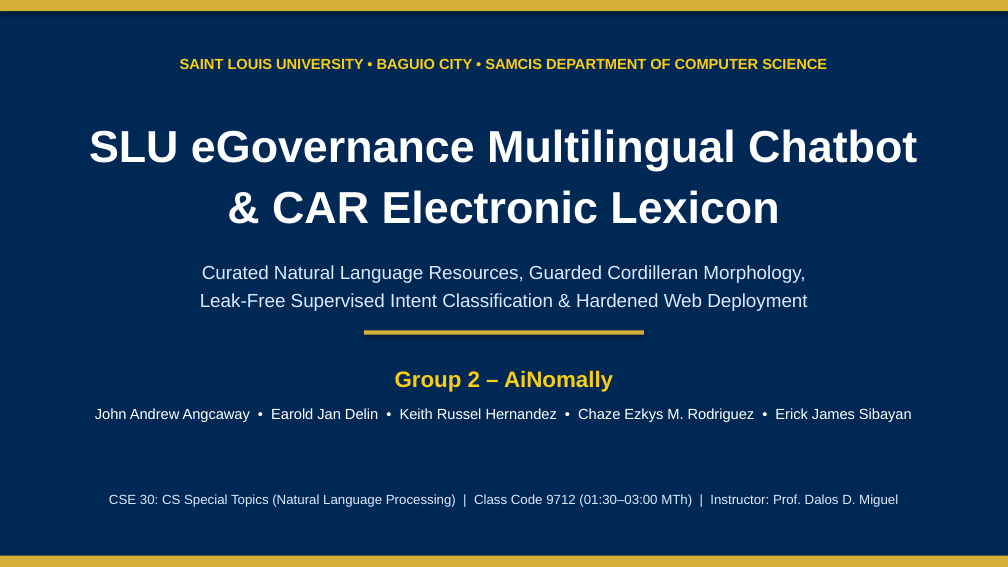
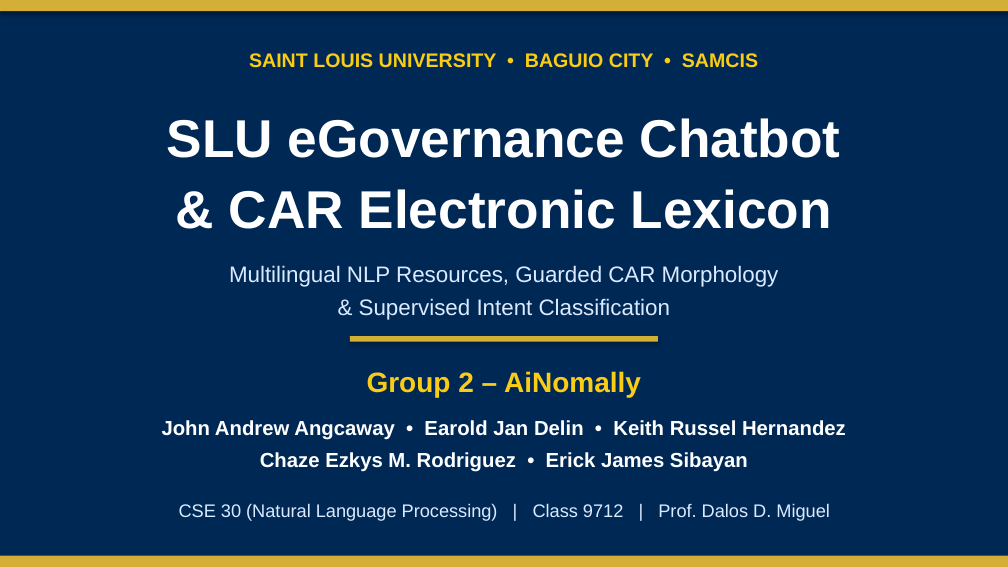
Before and after one commit to ChazeRodriguez/slu-egovernance-chatbot-car-lexicon, a slide deck: slide 1 of presentation/Group2_AiNomally_CSE30_Deck.pptx. Drawn at 1008x567 pixels with LibreOffice and Linux fonts; fonts in the diff are those of the drawing. Boxes give left, top, right and bottom in pixels: in the first picture for what was removed or moved away, otherwise in the second. Text is boxed around its words. In the diff, an @@ line names an element or a change of style, - is before the commit and + after.

Commit message:
feat(presentation): redesign 22-slide large-print Classroom TV deck and TV charts

```diff
--- a/presentation/Group2_AiNomally_CSE30_Deck.pptx
+++ b/presentation/Group2_AiNomally_CSE30_Deck.pptx
@@ text at <box>249,53,758,68</box>: text changed; size 10.5 to 14 pt @@
-SAINT LOUIS UNIVERSITY • BAGUIO CITY • SAMCIS DEPARTMENT OF COMPUTER SCIENCE
+SAINT LOUIS UNIVERSITY • BAGUIO CITY • SAMCIS
@@ text "SLU eGovernance Chatbot": place and size @@
-text "SLU eGovernance Chatbot" at <box>89,129,917,224</box>
+text "SLU eGovernance Chatbot" at <box>167,118,841,229</box>
@@ text at <box>167,118,841,158</box>: text changed; size 32 to 38 pt @@
-SLU eGovernance Multilingual Chatbot
+SLU eGovernance Chatbot
@@ text at <box>229,189,832,229</box>: size 32 to 38 pt in "& CAR Electronic Lexicon"; line spacing 1.15 to 1.12 @@
@@ vertical alignment top to middle in 5 elements at <box>162,420,846,472</box>, <box>167,118,841,229</box>, <box>249,53,758,68</box>, <box>179,503,830,521</box>, <box>229,265,779,320</box> @@
@@ text at <box>229,265,779,320</box>: text changed; size 13.5 to 16 pt @@
-Curated Natural Language Resources, Guarded Cordilleran Morphology,
-Leak-Free Supervised Intent Classification & Hardened Web Deployment
+Multilingual NLP Resources, Guarded CAR Morphology
+& Supervised Intent Classification
@@ text "Group 2 – AiNomally" at <box>367,371,641,397</box>: size 16 to 20 pt; line spacing 1.25 to 1.28; vertical alignment top to middle @@
@@ rectangle: place and size @@
-rectangle at <box>364,331,644,335</box>
+rectangle at <box>350,336,658,342</box>
@@ text at <box>162,420,846,472</box>: text changed; size 10.5 to 14.5 pt; bold on @@
-John Andrew Angcaway • Earold Jan Delin • Keith Russel Hernandez • Chaze Ezkys M. Rodriguez • Erick James Sibayan
+John Andrew Angcaway • Earold Jan Delin • Keith Russel Hernandez
+Chaze Ezkys M. Rodriguez • Erick James Sibayan
@@ text at <box>179,503,830,521</box>: text changed; size 9.5 to 13 pt @@
-CSE 30: CS Special Topics (Natural Language Processing) | Class Code 9712 (01:30–03:00 MTh) | Instructor: Prof. Dalos D. Miguel
+CSE 30 (Natural Language Processing) | Class 9712 | Prof. Dalos D. Miguel
```
Also in this commit, not shown: 15 other slides changed, 6 slides added, 2 slides removed, 8 other files.
